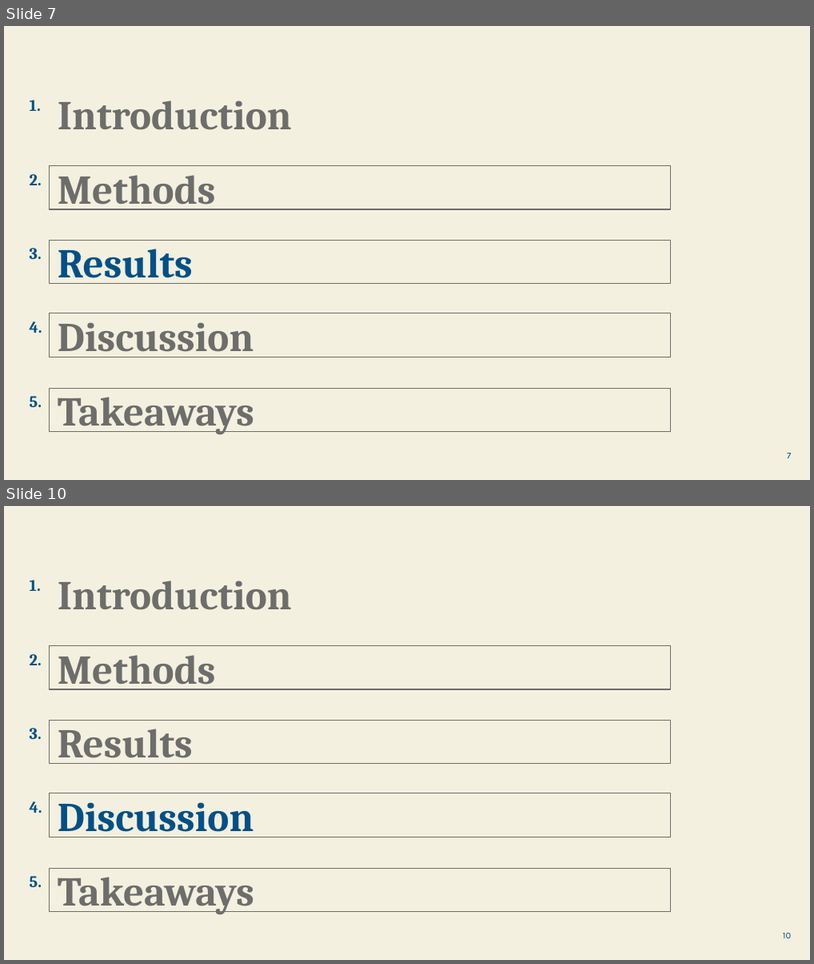
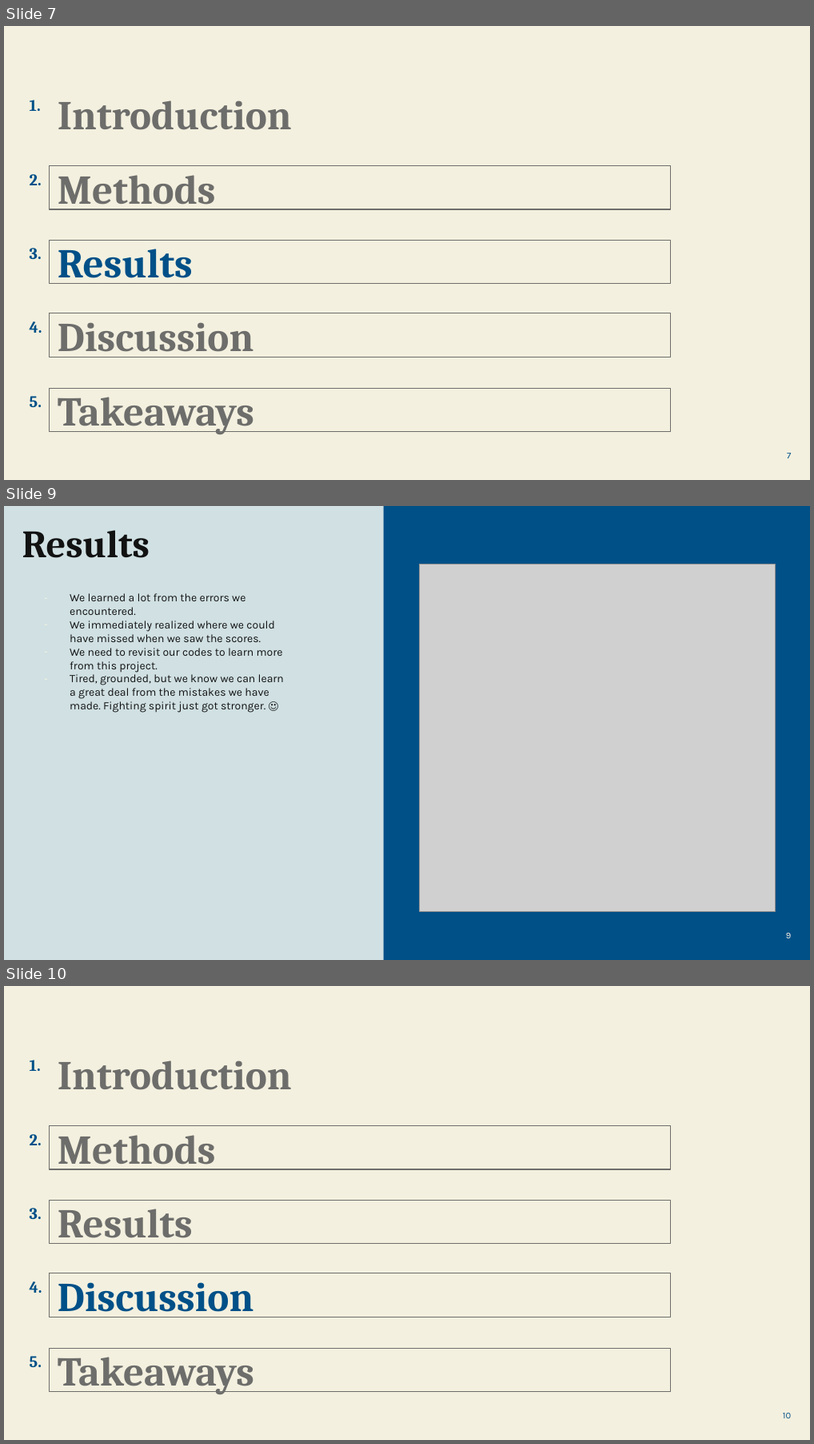
Before and after one commit to happyemanaloto/Project1_Group3, a slide deck: Group 3 Ironkagle Presentation.pptx. Shown one above the other, each under a label of ours: slides 7 and 10 before the commit, slides 7, 9 and 10 after it; the slides between them are not shown. The pictures are 814x964 and 814x1444 pixels, drawn with LibreOffice and Linux fonts; fonts in the diff are those of the drawing; grey boxes stand for pictures. Boxes give left, top, right and bottom in pixels: in the first picture for what was removed or moved away, otherwise in the second. Text is boxed around its words. In the diff, an @@ line names an element or a change of style, - is before the commit and + after.

```diff
--- a/Group 3 Ironkagle Presentation.pptx
+++ b/Group 3 Ironkagle Presentation.pptx
@@ slide 9 added at [4, 506, 810, 960], background #D0E0E3 @@
@@ rectangle added at [384, 506, 810, 959], fill #005088 @@
@@ title added at [22, 530, 150, 558], 34.5 pt, text #121212, bold @@
+Results
@@ picture added at [420, 564, 776, 912] @@
@@ text added at [70, 593, 284, 712], 10 pt, text #121212 @@
+– We learned a lot from the errors we encountered.
+– We immediately realized where we could have missed when we saw the scores.
+– We need to revisit our codes to learn more from this project.
+– Tired, grounded, but we know we can learn a great deal from the mistakes we have made. Fighting spirit just got stronger. ☺
@@ page number added at [786, 932, 791, 938], 8 pt, text #F3F0DF @@
+9
```
Also in this commit, not shown: 3 slides changed, 1 other slide added, 2 slides removed.
